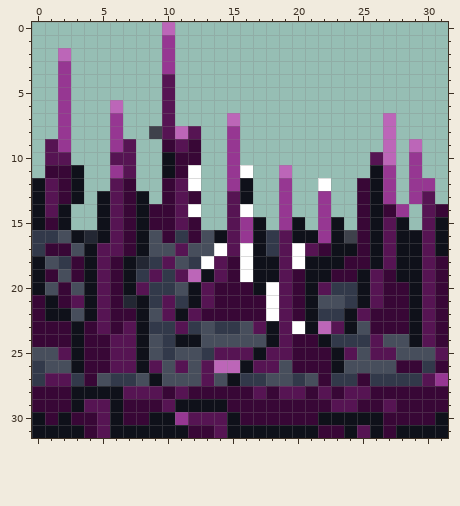
Pixel-art sprite: Codes/In Depths of Elora.gmx/sprites/images/spr_Spikes_5.png. The picture above is the old version.
The file is 32x32 pixels.
Once edited:
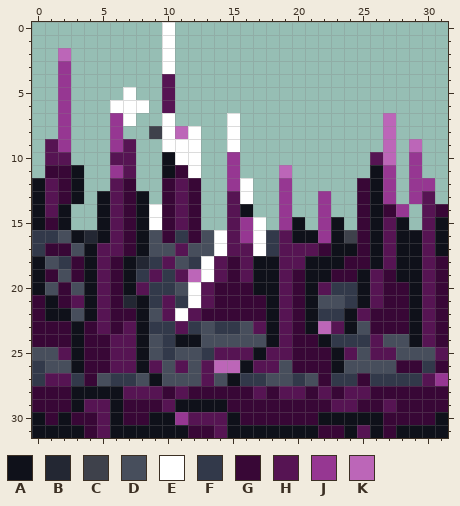
Palette (. is transparent): A #0f111a  B #232733  C #3e414b  D #474e5c  E #ffffff  F #32394a  G #380736  H #561453  J #963792  K #bc66b8
The edit:
The author changed colour E to colour A in row 14 at x 16; in rows 20 to 22 at x 18.
Colour E now appears in row 5 at x 7; in row 6 at x 7 to 8; in row 7 at x 7.
The author changed colour A to colour E in rows 12 to 13 at x 16; in row 15 at x 17; in row 16 at x 14 and 17; in row 17 at x 17; in row 19 at x 13; in rows 20 to 21 at x 12.
The author changed colour A to colour E in row 22 at x 11.
The author changed colour G to colour E in row 9 at x 10 and 12; in row 10 at x 11 to 12; in rows 14 to 15 at x 9.
The author changed colour H to colour E in row 7 at x 10; in row 8 at x 10 and 12; in row 9 at x 11.
The author changed colour J to colour E in rows 1 to 3 at x 10; in rows 8 to 9 at x 15.
The author changed colour K to colour E in row 0 at x 10; in row 6 at x 6; in row 7 at x 15.
The author changed colour E to colour G in row 12 at x 12; in row 14 at x 12; in row 23 at x 20.
The author changed colour E to colour H in rows 17 to 18 at x 16 and 20; in row 19 at x 16.
Colour E is gone in row 11 at x 16; in row 12 at x 22.
